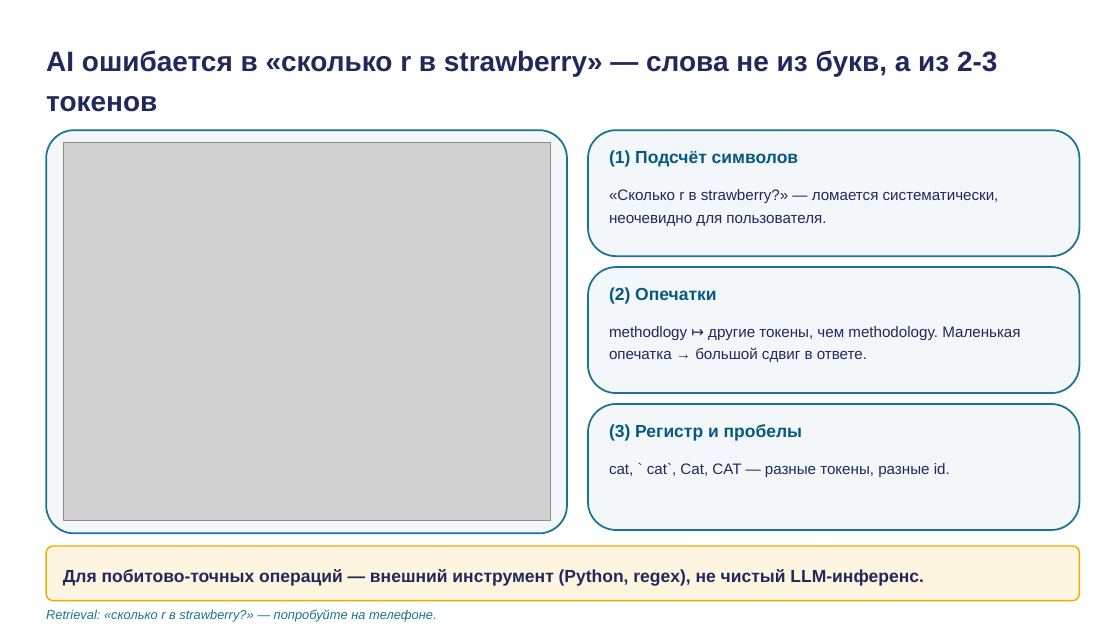
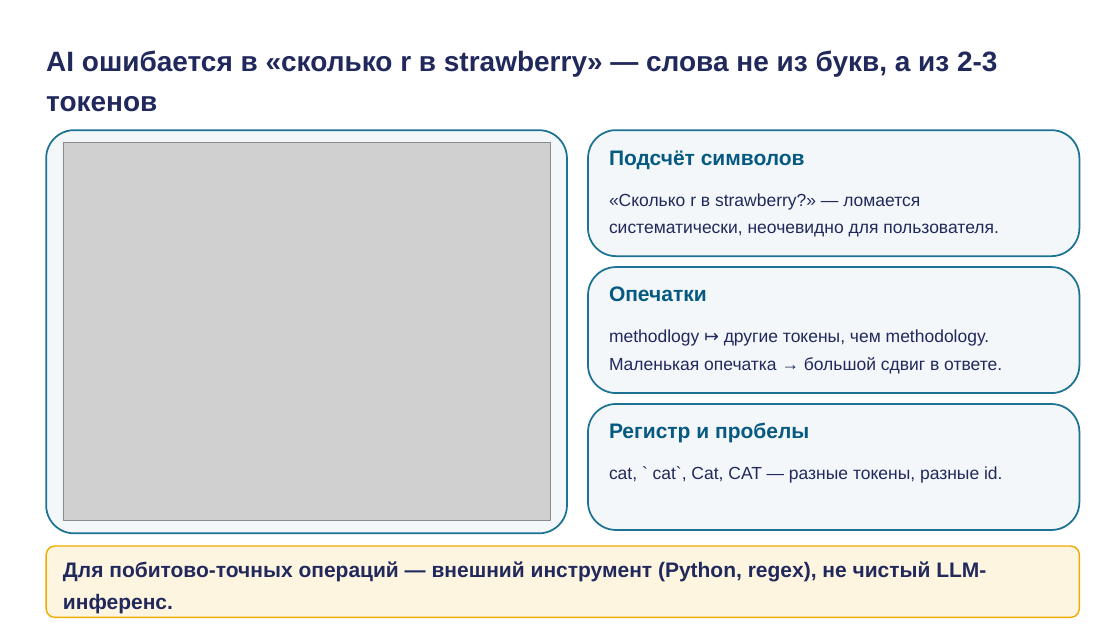
Before and after one commit to tellina-study/AI-usage-lessons, a slide deck: slide 7 of library/lectures/lec-02/rendered/lec-02.pptx. Drawn at 1120x630 pixels with LibreOffice and Linux fonts; fonts in the diff are those of the drawing; grey boxes stand for pictures. Boxes give left, top, right and bottom in pixels: in the first picture for what was removed or moved away, otherwise in the second. Text is boxed around its words. In the diff, an @@ line names an element or a change of style, - is before the commit and + after.

```diff
--- a/library/lectures/lec-02/rendered/lec-02.pptx
+++ b/library/lectures/lec-02/rendered/lec-02.pptx
@@ text at (609,150,805,169): text changed; size 15 to 18 pt @@
-(1) Подсчёт символов
+Подсчёт символов
@@ text at (609,286,707,302): text changed; size 15 to 18 pt @@
-(2) Опечатки
+Опечатки
@@ text at (609,422,809,443): text changed; size 15 to 18 pt @@
-(3) Регистр и пробелы
+Регистр и пробелы
@@ size 13 to 15 pt; line spacing 1.25 to 1.3 in 3 elements at (609,193,999,237), (609,329,1002,374), (609,466,1002,483) @@
@@ rounded rectangle: place and size @@
-rounded rectangle at (46,546,1080,601)
+rounded rectangle at (46,546,1080,618)
@@ text "Для побитово-точных операций — внешний ..." at (63,561,986,613): size 15 to 18 pt @@
@@ text removed at (46,609,437,622) @@
-Retrieval: «сколько r в strawberry?» — попробуйте на телефоне.
```
Also in this commit, not shown: 16 other slides changed, 9 other files.
